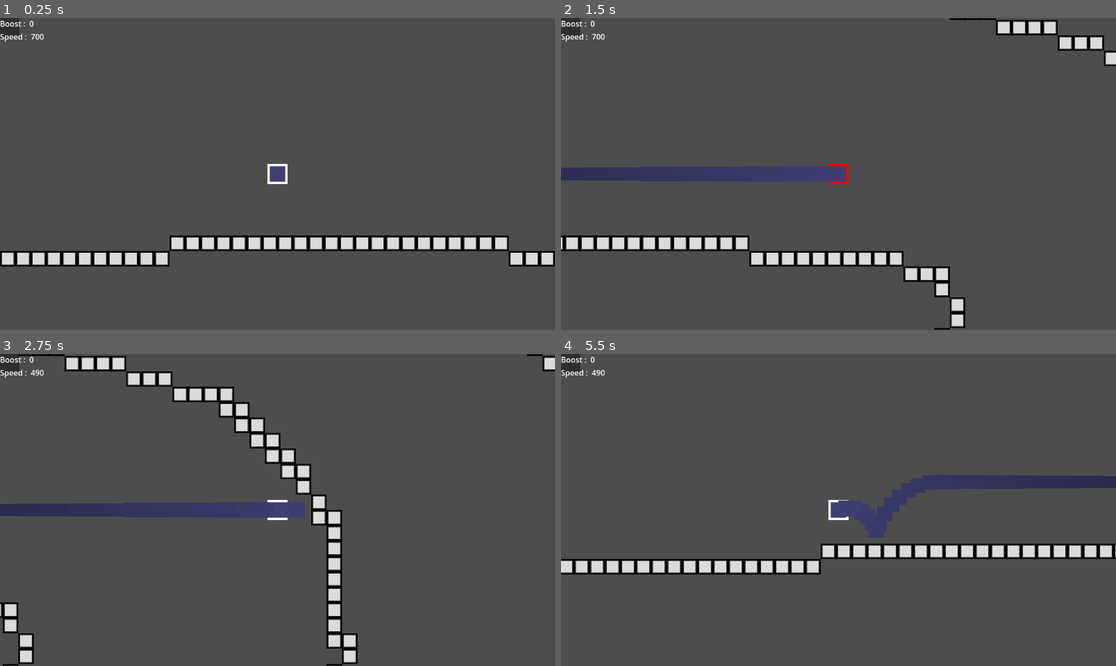
Above: before the commit, frames 1-4 (two rows, left to right).
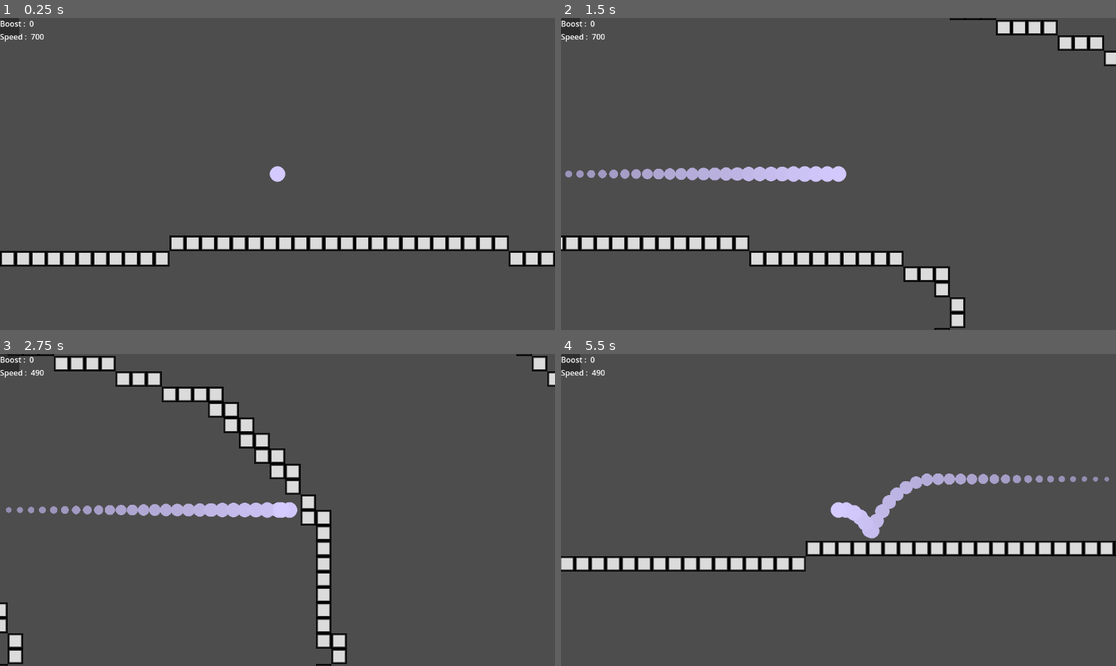
Above: after the commit, the same moments.

Repository: MikaelRoyet/ShootingStar
Game: Godot game, scene res://Scenes/TestScene.tscn
The game is run twice, just before and just after one commit, with the same random seed, the same clock (stepped at 60 frames per second) and the same inputs.
Inputs (mouse positions are in pixels of both pictures, inside the frame that each line leads up to):
- Up to frame 1 (0.25 s): no input
- Up to frame 2 (1.5 s): tap Enter at 0.5 s; move the mouse to (960, 158) at 0.52 s; hold Right (right) 0.53-1.25 s; tap P (shield) at 0.6 s; click (960, 158) at 0.67 s; drag from (727, 189) to (738, 96) at 1.27 s
- Up to frame 3 (2.75 s): move the mouse to (333, 441) at 2.02 s; hold Right (right) from 2.03 s (still down); hold Alt from 2.03 s (still down)
- Up to frame 4 (5.5 s): release Right (right) at 2.75 s; release Alt at 2.75 s; drag from (810, 572) to (672, 463) at 2.77 s; move the mouse to (1005, 556) at 3.52 s; hold A (left) 3.53-4.25 s; tap Enter at 3.6 s; drag from (672, 463) to (877, 597) at 4.27 s; move the mouse to (866, 510) at 5.02 s; hold S (down) from 5.03 s (still down); hold Shift from 5.03 s (still down); click (866, 510) at 5.17 s

The runs differ from the first frame. In frame 1, 0.2% of the frame differs, in the area x 48-52%, y 46-54%; in frame 2, 2.3%; in frame 3, 8.7%, in the area x 0-100%, y 0-100%; in frame 4, 6.2%.

Commit message:
Modification player sprite and trail

Diff:
--- a/Scenes/Character.tscn
+++ b/Scenes/Character.tscn
@@ -1,11 +1,12 @@
-[gd_scene load_steps=11 format=3 uid="uid://d12e7lbi56nd6"]
+[gd_scene load_steps=12 format=3 uid="uid://d12e7lbi56nd6"]
 
 [ext_resource type="Script" path="res://Scripts/CharacterController.gd" id="1_8un7y"]
-[ext_resource type="Texture2D" uid="uid://con7j5hnr44f4" path="res://Sprites/TExtureTEst2.png" id="2_oxlmq"]
+[ext_resource type="Texture2D" uid="uid://l0vb1d4smbcs" path="res://Sprites/Player.png" id="2_2hgxc"]
+[ext_resource type="Texture2D" uid="uid://dnd73u4db6p1t" path="res://Sprites/Trail.png" id="3_rckf3"]
 [ext_resource type="Texture2D" uid="uid://c2fbknarwnolt" path="res://Sprites/TextureTEst.png" id="3_y2von"]
 
 [sub_resource type="CircleShape2D" id="CircleShape2D_offd8"]
-radius = 29.0
+radius = 15.0
 
 [sub_resource type="Gradient" id="Gradient_t1slj"]
 colors = PackedColorArray(1, 1, 1, 1, 0, 0, 0, 1)
@@ -14,10 +15,11 @@
 gradient = SubResource("Gradient_t1slj")
 
 [sub_resource type="Curve" id="Curve_42hbr"]
-_data = [Vector2(0, 1), 0.0, 0.0, 0, 0, Vector2(1, 0.0105263), 0.0, 0.0, 0, 0]
+_data = [Vector2(0, 1), 0.0, 0.0, 0, 0, Vector2(0.5, 0), 0.0, 0.0, 0, 0]
 point_count = 2
 
 [sub_resource type="CurveTexture" id="CurveTexture_idjcb"]
+width = 128
 curve = SubResource("Curve_42hbr")
 
 [sub_resource type="ParticleProcessMaterial" id="ParticleProcessMaterial_gmltt"]
@@ -28,7 +30,10 @@
 gravity = Vector3(0, 0, 0)
 orbit_velocity_min = 0.0
 orbit_velocity_max = 0.0
+scale_min = 0.5
+scale_max = 0.5
 scale_curve = SubResource("CurveTexture_idjcb")
+color = Color(0.835294, 0.796078, 1, 1)
 color_ramp = SubResource("GradientTexture1D_ivmyr")
 
 [sub_resource type="ParticleProcessMaterial" id="ParticleProcessMaterial_xeg70"]
@@ -51,9 +56,8 @@
 shape = SubResource("CircleShape2D_offd8")
 
 [node name="Sprite2D" type="Sprite2D" parent="."]
-position = Vector2(-3.8147e-06, -3.8147e-06)
-scale = Vector2(1.32625, 1.32625)
-texture = ExtResource("2_oxlmq")
+scale = Vector2(0.5, 0.5)
+texture = ExtResource("2_2hgxc")
 region_rect = Rect2(0, 0, 129, 125.5)
 
 [node name="Camera2D" type="Camera2D" parent="."]
@@ -68,10 +72,10 @@
 
 [node name="ShieldCd" type="Timer" parent="."]
 
-[node name="GPUParticles2D" type="GPUParticles2D" parent="."]
+[node name="GPUParticlesTrail" type="GPUParticles2D" parent="."]
 amount = 100
 process_material = SubResource("ParticleProcessMaterial_gmltt")
-texture = ExtResource("3_y2von")
+texture = ExtResource("3_rckf3")
 lifetime = 3.0
 trail_lifetime = 1.35
 
Binary file added: Sprites/Player.png
Not shown, added: Sprites/Player.png.import
Binary file added: Sprites/Trail.png
Not shown, added: Sprites/Trail.png.import
